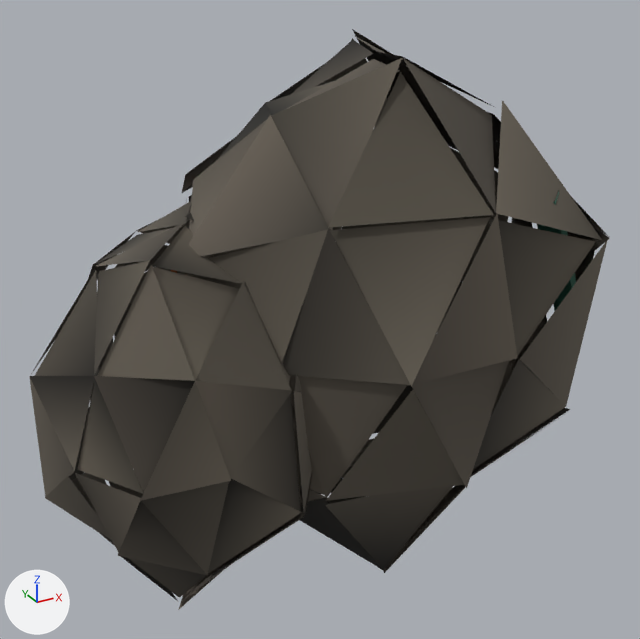
Before and after pictures for a commit that changed the glTF model packages/viewer-threejs/public/assets/resources/copper/standard-lod2.glb.
Before and after are seen from a camera (50 mm lens) standing at (-2.61, -4.15, 3.13) and looking at (-0.33, -0.02, 1.07). Lighting does not change. The marker at lower left points along +X, +Y and +Z. The picture after the commit comes second. Where no turn or scale is listed for an object, it has been applied to the vertices. Vertices at exactly the same position are counted once.

Objects in the first picture: 'copper-host-rock' and 1 more.
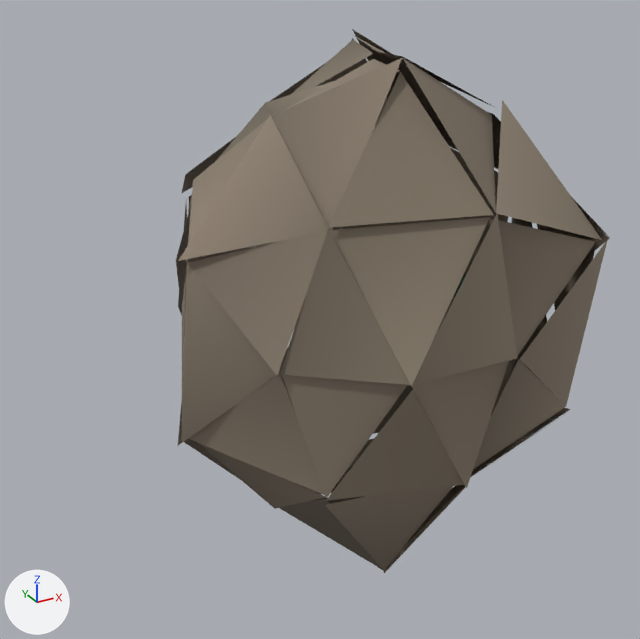
The newer file is also turned or shifted as a whole; pictures and numbers use the older file's frame.

Patch to the scene script:
```diff
--- a/packages/viewer-threejs/public/assets/resources/copper/standard-lod2.glb.py
+++ b/packages/viewer-threejs/public/assets/resources/copper/standard-lod2.glb.py
@@ me_mesh_0 @@
 # used by ob_copper_host_rock; location = (0.0, 0.0, 0.0)
-me_mesh_0.from_pydata(...)  # 480 vertices, 160 faces; spans x -2.0..1.27, y -1.09..1.16, z -0.34..2.6
+me_mesh_0.from_pydata(...)  # 240 vertices, 80 faces; spans x -1.31..1.27, y -1.09..1.16, z -0.34..2.6
+# me_mesh_0 part 1: 80 loose pieces with 240 vertices, spanning x -2.0..-0.22, y -0.89..0.99, z -0.22..1.79, are deleted
+# me_mesh_0 part 2: 80 kept faces spanning x -1.31..1.27, y -1.09..1.16, z -0.34..2.6 get new vertex colours
 me_mesh_0.materials.append(mat_material_0)
```

Changed parts and their boxes [x1, y1, x2, y2] in the pictures (640 x 639 px):
'copper-host-rock', reshaped (25% narrower, 6% shorter)
    before: [29, 29, 610, 609]
    after: [176, 29, 610, 573]
part 1 of me_mesh_0, deleted
    before: [29, 201, 313, 609]
part 2 of me_mesh_0, recoloured (lighter)
    both: [177, 29, 610, 573]
